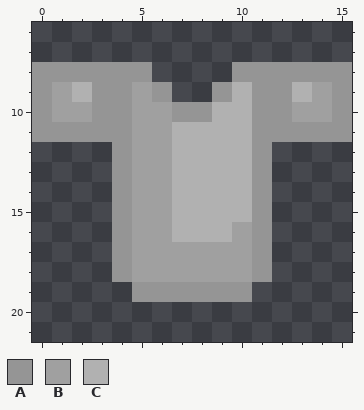
Edited in one commit: pixel-art sprite (3d_armor/textures/3d_armor_chestplate_steel_preview.png). Above is the file before it was changed.
The file is 32x64 pixels, drawn in blocks of 2x2; one block is one cell here. Colours within 5 levels of each other are drawn and written as one. Shown: x 0..15, y 6..21.
Palette (. is transparent): A #959595  B #a0a0a0  C #b1b1b1
Now the later version:
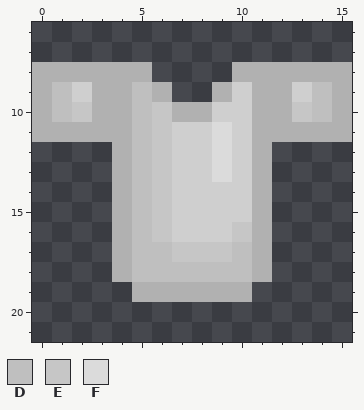
Colours new in this view: D #bfbfbf  E #c6c6c6  F #dbdbdb
From old to new:
Colour A changes from #959595 to #b1b1b1.
Colour C changes from #b1b1b1 to #cfcfcf.
Colour D replaces colour B in rows 9 to 10 at x 1, 5 and 14; in rows 11 to 16 at x 5; in row 17 at x 5 to 6 and 10; in row 18 at x 5 to 10.
Colour E replaces colour B in row 10 at x 2, 6 and 13; in rows 11 to 15 at x 6; in row 16 at x 6 and 10; in row 17 at x 7 to 9.
Colour F replaces colour C in rows 11 to 13 at x 9.
Boxes around the changes in both pictures, in picture pixels (x1, y1, x2, y2):
changed: (32, 62, 352, 302)
